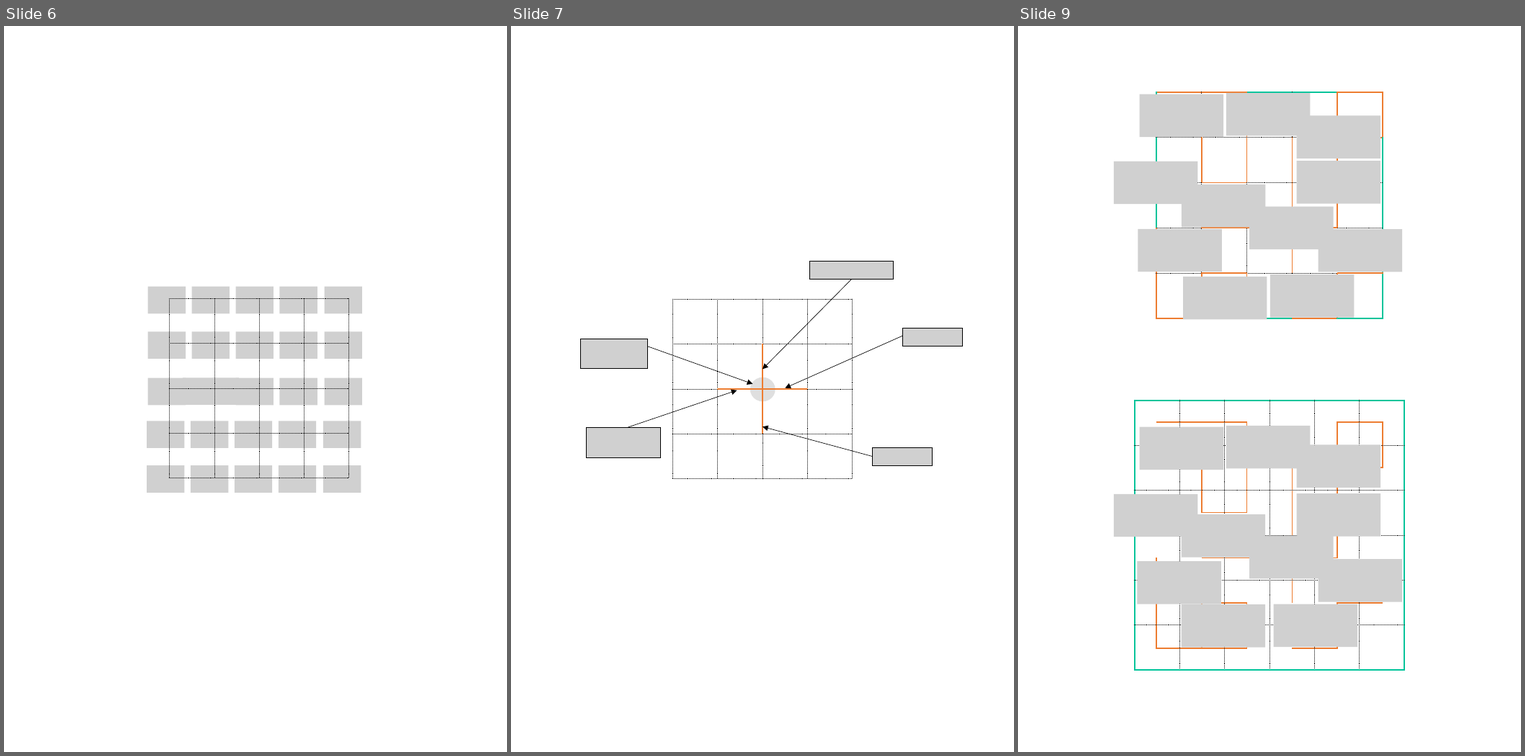
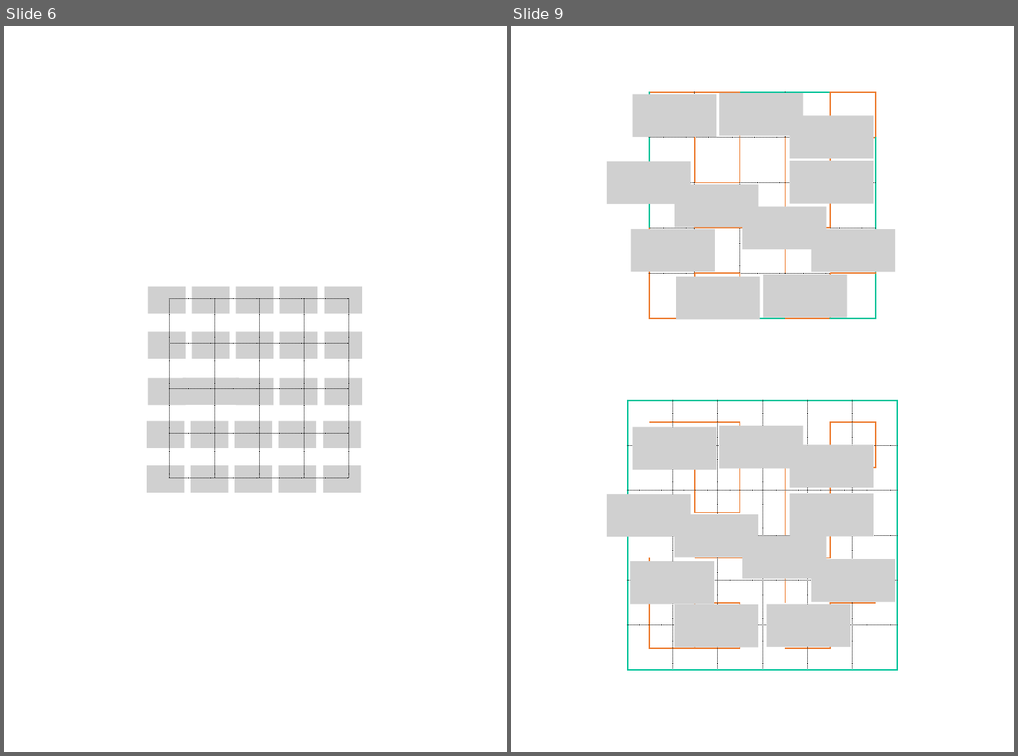
Before and after one commit to itkmaingit/Graduation_Thesis, a slide deck: making/forSVG.pptx. Shown side by side, each under a label of ours: slides 6, 7 and 9 before the commit, slides 6 and 9 after it; the slides between them are not shown. The pictures are 1525x756 and 1018x756 pixels, drawn with LibreOffice and Linux fonts; fonts in the diff are those of the drawing; grey boxes stand for pictures. Boxes give left, top, right and bottom in pixels: in the first picture for what was removed or moved away, otherwise in the second. Text is boxed around its words. In the diff, an @@ line names an element or a change of style, - is before the commit and + after.

```diff
--- a/making/forSVG.pptx
+++ b/making/forSVG.pptx
@@ slide 7 removed at box(511, 26, 1014, 752), background #FFFFFF @@
@@ picture removed at box(810, 261, 893, 279) @@
@@ arrow removed from (852, 279) to (762, 369) @@
@@ table removed at box(672, 300, 852, 479), 4 rows, 4 columns @@
- |  |  | 
- |  |  | 
- |  |  | 
- |  |  | 
@@ picture removed at box(581, 339, 648, 369) @@
@@ arrow removed from (648, 346) to (752, 384) @@
@@ arrow removed from (903, 336) to (785, 388) @@
@@ picture removed at box(903, 328, 962, 346) @@
@@ arrow removed from (626, 428) to (737, 390) @@
@@ ellipse removed at box(750, 377, 776, 401) @@
@@ picture removed at box(586, 428, 660, 457) @@
@@ arrow removed from (872, 456) to (762, 427) @@
@@ picture removed at box(872, 447, 931, 466) @@
```
Also in this commit, not shown: 3 slides changed, 18 slides added, 13 other files.
